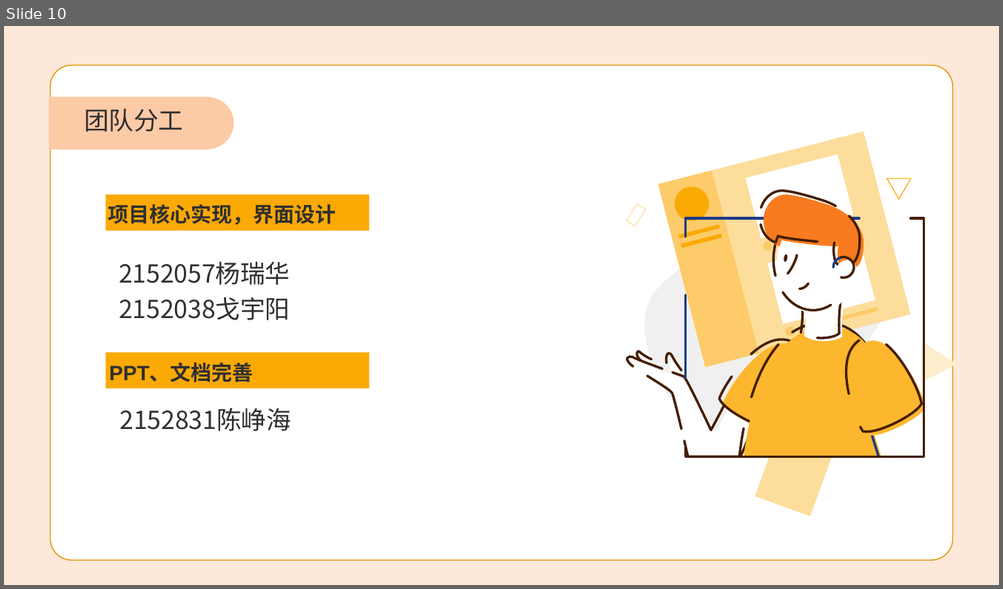
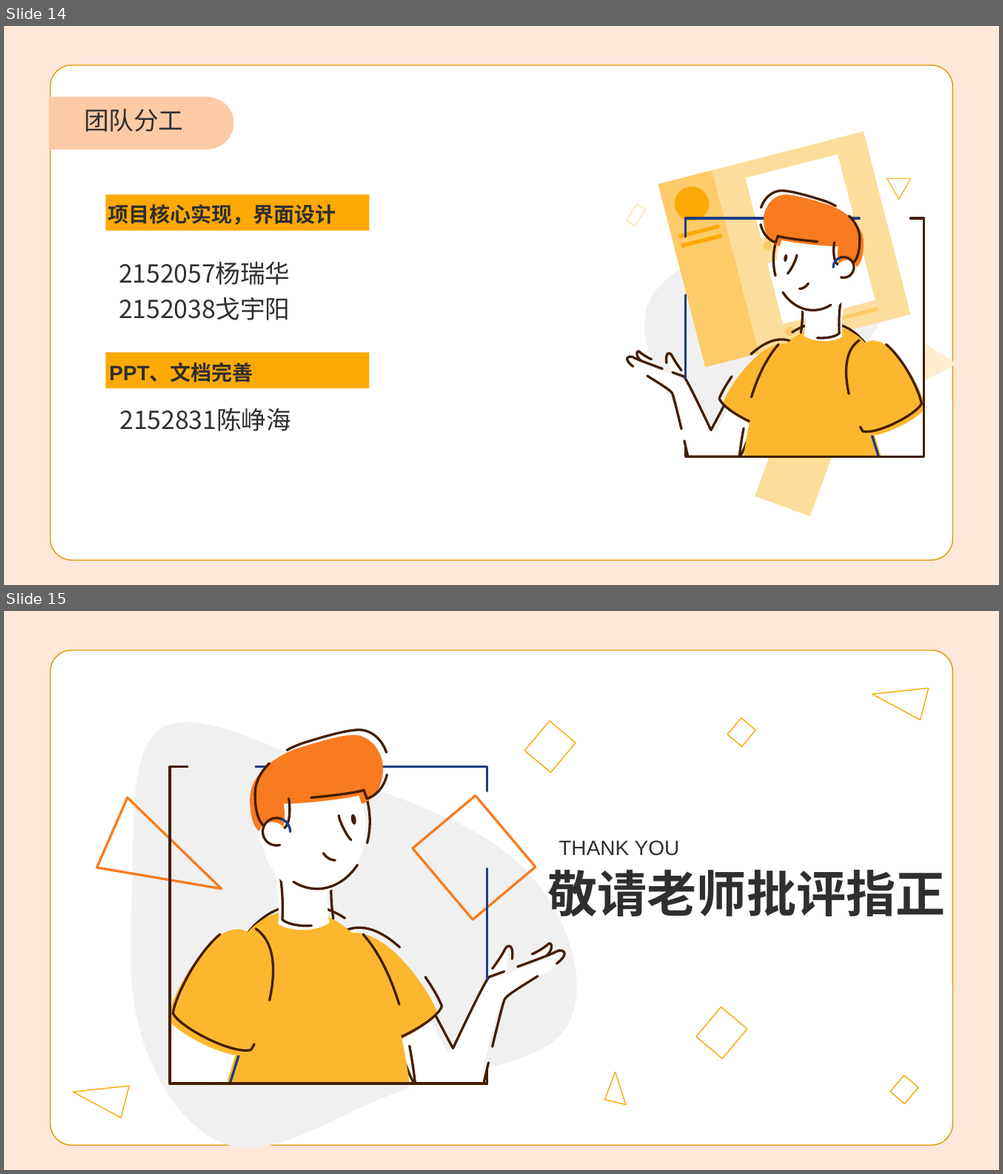
Before and after one commit to luxingzhi27/hci_final_project_hand_gesture_recognition, a slide deck: 一个基于手势识别的图像浏览器.pptx. Shown one above the other, each under a label of ours: slide 10 before the commit, slides 14 and 15 after it. The pictures are 1003x589 and 1003x1174 pixels, drawn with LibreOffice and Linux fonts; fonts in the diff are those of the drawing; background and template pictures are left out. Boxes give left, top, right and bottom in pixels: in the first picture for what was removed or moved away, otherwise in the second. Text is boxed around its words. In the diff, an @@ line names an element or a change of style, - is before the commit and + after.

```diff
--- a/一个基于手势识别的图像浏览器.pptx
+++ b/一个基于手势识别的图像浏览器.pptx
@@ slide 15 added at [4, 611, 999, 1170], background #F97B20 at 17% opacity; not listed: 1 template element that a slide beside it also shows @@
@@ freeform shape added at [872, 663, 939, 727], outline #FBA905 1 pt @@
@@ freeform shape added at [524, 721, 576, 772], outline #FBA905 1 pt @@
@@ freeform shape added at [728, 718, 756, 746], outline #FBA905 1 pt @@
@@ group added at [96, 722, 576, 1148]: 40 freeform shapes @@
@@ text added at [558, 840, 680, 856], 20 pt, text #2F2F2F @@
+THANK YOU
@@ text added at [547, 870, 945, 917], 48 pt, text #2F2F2F, bold @@
+敬请老师批评指正
@@ freeform shape added at [696, 1008, 748, 1059], outline #FBA905 1 pt @@
@@ freeform shape added at [73, 1061, 139, 1125], outline #FBA905 1 pt @@
@@ freeform shape added at [599, 1073, 637, 1112], outline #FBA905 1 pt @@
@@ freeform shape added at [890, 1075, 919, 1104], outline #FBA905 1 pt @@
@@ what was slide 10 is now slide 14 @@
```
Also in this commit, not shown: 2 slides changed, 5 other slides added, 2 slides removed.
